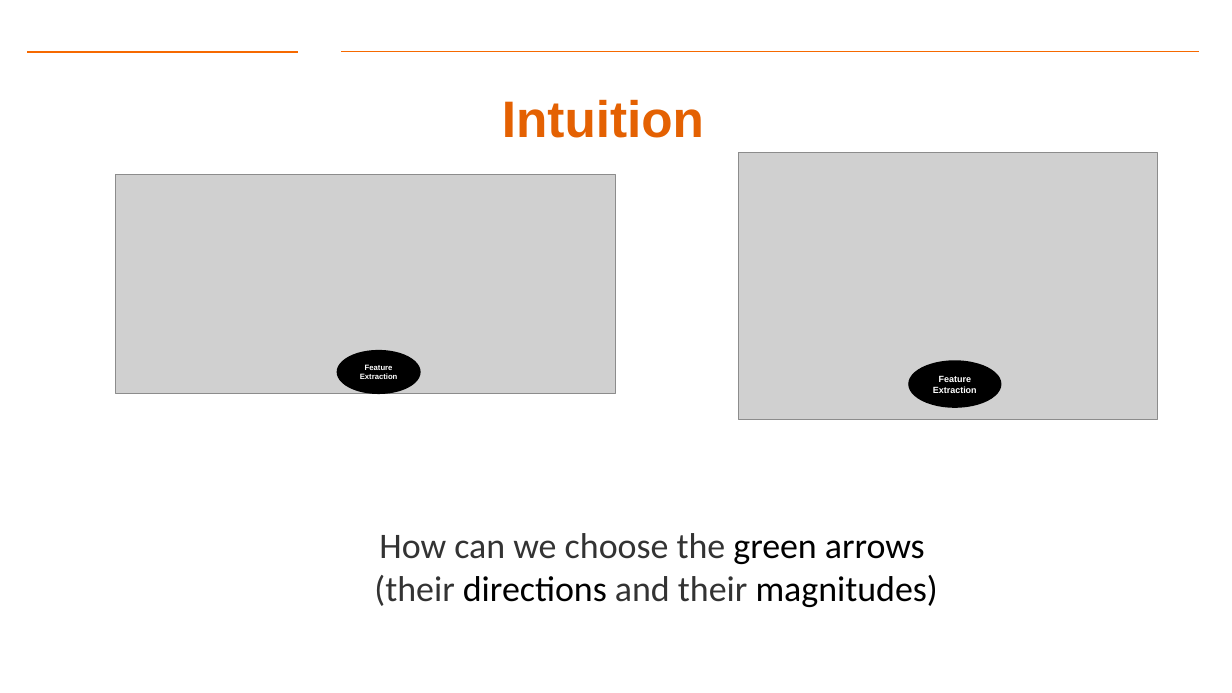
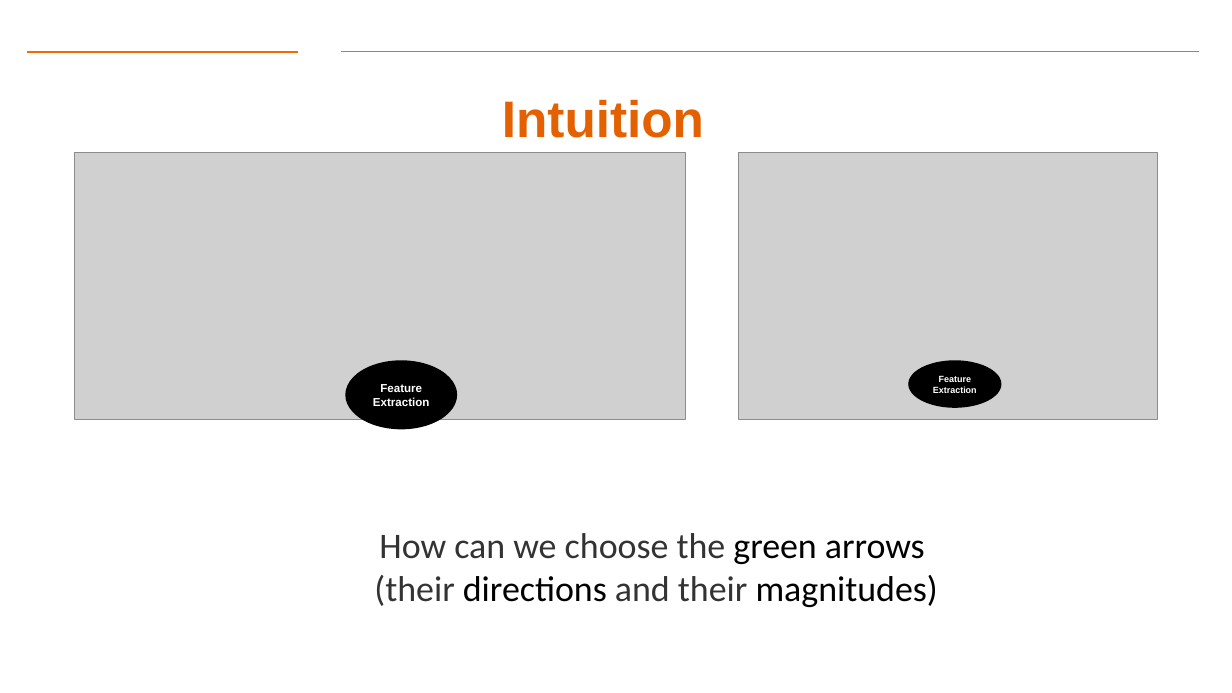
Before and after one commit to Dre1896/RIT-DSCI-633-FDS, a slide deck: slide 15 of Syllabus/Lecture18/Lec18.pptx. Drawn at 1232x693 pixels with LibreOffice and Linux fonts; fonts in the diff are those of the drawing; grey boxes stand for pictures; background and template pictures are left out. Boxes give left, top, right and bottom in pixels: in the first picture for what was removed or moved away, otherwise in the second. Text is boxed around its words. In the diff, an @@ line names an element or a change of style, - is before the commit and + after.

```diff
--- a/Syllabus/Lecture18/Lec18.pptx
+++ b/Syllabus/Lecture18/Lec18.pptx
@@ picture: place and size @@
-picture at [116,175,616,393]
+picture at [75,152,686,419]
@@ ellipse "Feature Extraction": place and size @@
-ellipse "Feature Extraction" at [336,350,421,395]
+ellipse "Feature Extraction" at [346,360,457,430]
@@ ellipse "Feature Extraction" at [346,360,457,430]: size 6 to 9 pt @@
```
Also in this commit, not shown: 7 other slides changed, 2 slides added, 2 slides removed.
